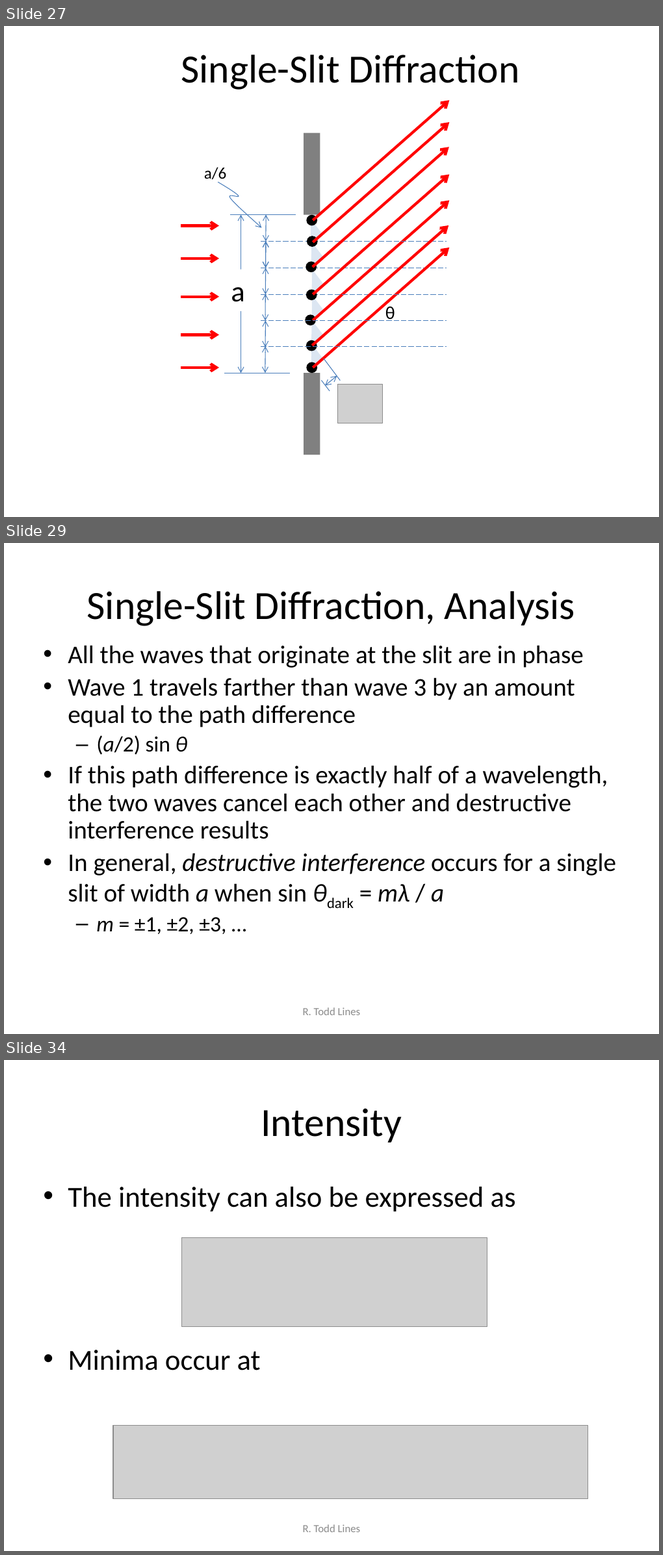
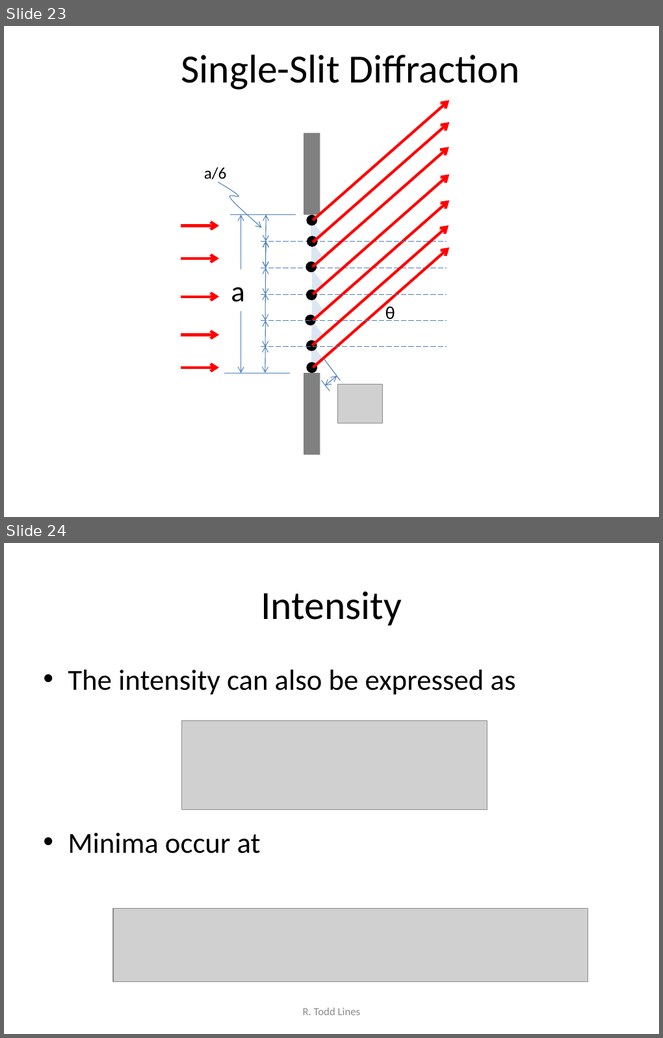
Before and after one commit to rtlines/PH223-Engineering-Physics, a slide deck: Slides/PH223_Lecture_11.pptx. Shown one above the other, each under a label of ours: slides 27, 29 and 34 before the commit, slides 23 and 24 after it; the slides between them are not shown. The pictures are 663x1555 and 663x1038 pixels, drawn with LibreOffice and Linux fonts; fonts in the diff are those of the drawing; grey boxes stand for pictures. Boxes give left, top, right and bottom in pixels: in the first picture for what was removed or moved away, otherwise in the second. Text is boxed around its words. In the diff, an @@ line names an element or a change of style, - is before the commit and + after.

```diff
--- a/Slides/PH223_Lecture_11.pptx
+++ b/Slides/PH223_Lecture_11.pptx
@@ slide 29 removed at (4, 543, 659, 1034), background #FFFFFF @@
@@ title removed at (87, 591, 575, 626) @@
-Single-Slit Diffraction, Analysis
@@ text removed at (68, 645, 616, 934) @@
-• All the waves that originate at the slit are in phase
-• Wave 1 travels farther than wave 3 by an amount equal to the path difference
-  – (a/2) sin θ
-• If this path difference is exactly half of a wavelength, the two waves cancel each other and destructive interference results
-• In general, destructive interference occurs for a single slit of width a when sin θdark = mλ / a
-  – m = ±1, ±2, ±3, …
@@ text removed at (303, 1008, 361, 1016) @@
-R. Todd Lines
@@ what was slide 27 is now slide 23 @@
@@ what was slide 34 is now slide 24 @@
```
Also in this commit, not shown: 11 other slides removed, 16 other files.
